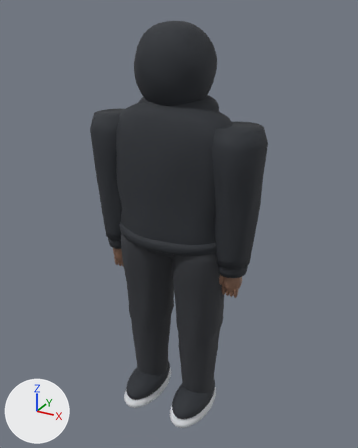
Renders of the glTF model public/models/tt-entrance-refined.glb from each side of a commit.
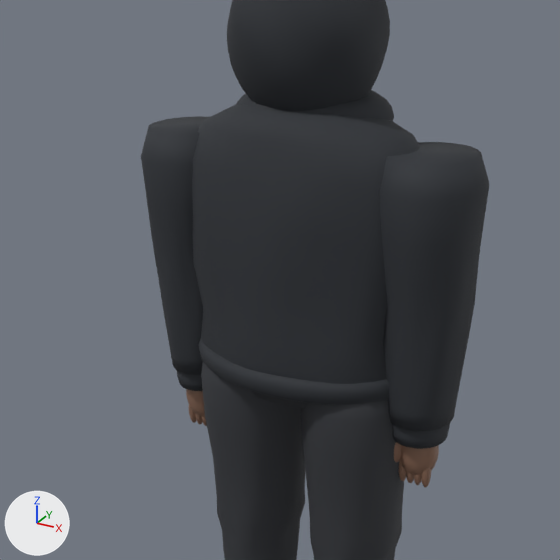
Each version is shown whole from a 50 mm lens placed at (0.973, -1.725, 1.814), pointed at (0.013, 0.019, 0.942), then close up on the part from 5% to 85% of the width and 11% to 75% of the height. Lighting does not change. The marker at lower left points along +X, +Y and +Z. The older version's two pictures come first. Vertices at exactly the same position are counted once.

Objects in the first close-up: 'SK_TT_Entrance_Outfit'.
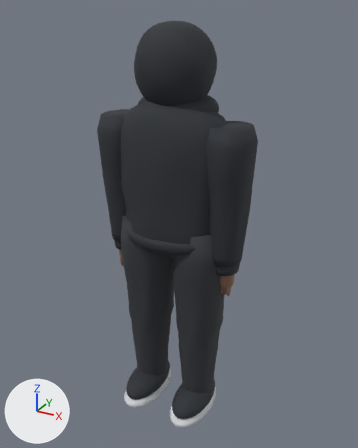
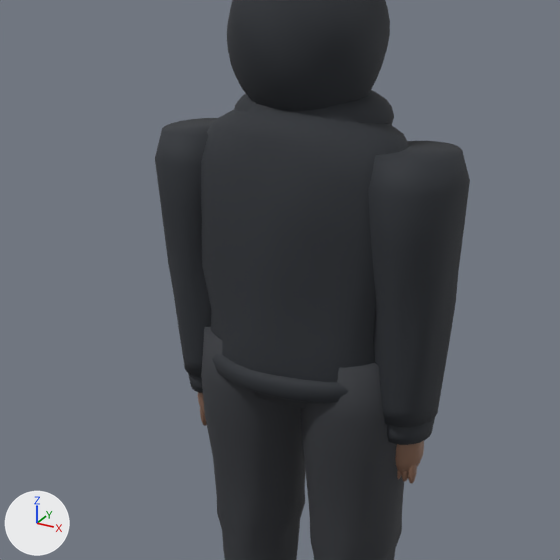
Location of each change, [x1, y1, x2, y2] in pixels of the close-ups (560 x 560 px; the box of a moved part takes in the faces that stretch with it):
'SK_TT_Entrance_Outfit', reshaped: before [141, 0, 489, 560]; after [155, 0, 470, 560]
part 1 of me_tt_garment_surface, deleted: before [189, 405, 196, 423]
part 2 of me_tt_garment_surface, deleted: before [421, 468, 431, 487]
part 3 of me_tt_garment_surface, moved or reshaped: before [154, 90, 489, 485]; after [174, 90, 469, 484]

What changed in the scene script:
```text
Change me_tt_garment_surface:
    used by ob_sk_tt_entrance_outfit; location = (0.0, 0.0, 0.0)
    remove me_tt_garment_surface.from_pydata(...)  # 6999 vertices, 13824 faces; spans x -0.39..0.39, y -0.22..0.18, z 0.0..1.76
    add me_tt_garment_surface.from_pydata(...)  # 6984 vertices, 13824 faces; spans x -0.35..0.35, y -0.22..0.18, z 0.0..1.76
    me_tt_garment_surface part 1: the loose piece of 72 vertices spanning x -0.32..-0.3, y -0.03..0.0, z 0.67..0.76 is deleted
    me_tt_garment_surface part 2: the loose piece of 72 vertices spanning x 0.3..0.32, y -0.03..0.0, z 0.67..0.76 is deleted
    me_tt_garment_surface part 3: 1242 vertices moved from x -0.39..0.38, y -0.16..0.17, z 0.68..1.73 to x -0.35..0.35, y -0.16..0.18, z 0.68..1.73; 1156 vertices removed from x -0.39..0.39, y -0.13..0.17, z 0.67..1.73; 1285 vertices added at x -0.34..0.35, y -0.13..0.18, z 0.67..1.73
    other edits to the shape of me_tt_garment_surface do not show in these pictures
```
